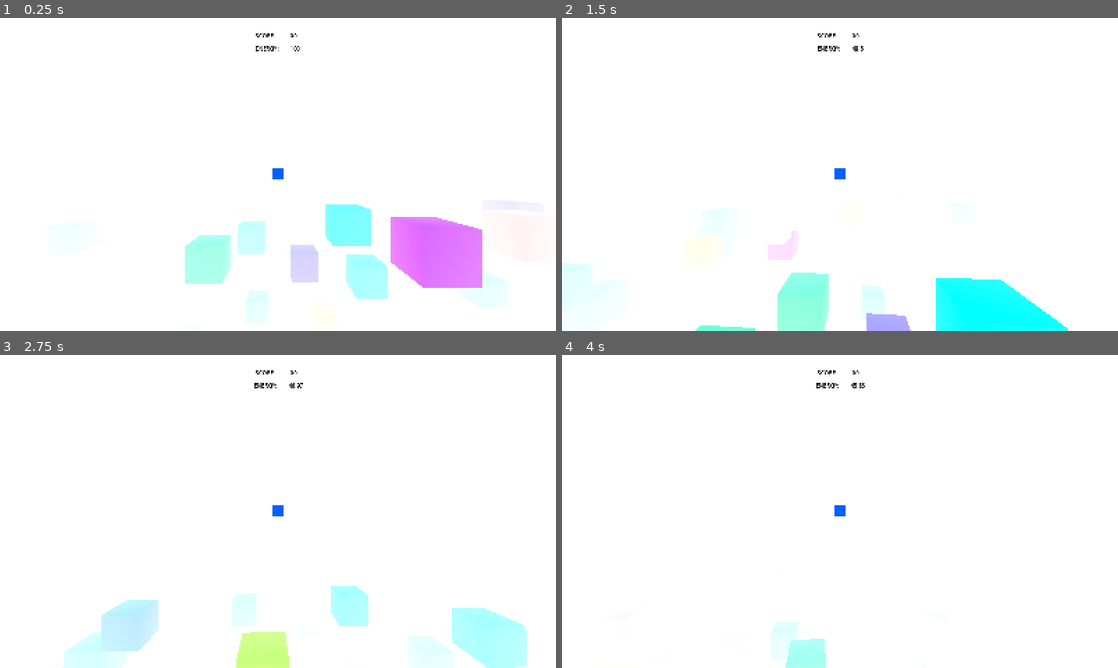
Above: before the commit, frames 1-4 (two rows, left to right).
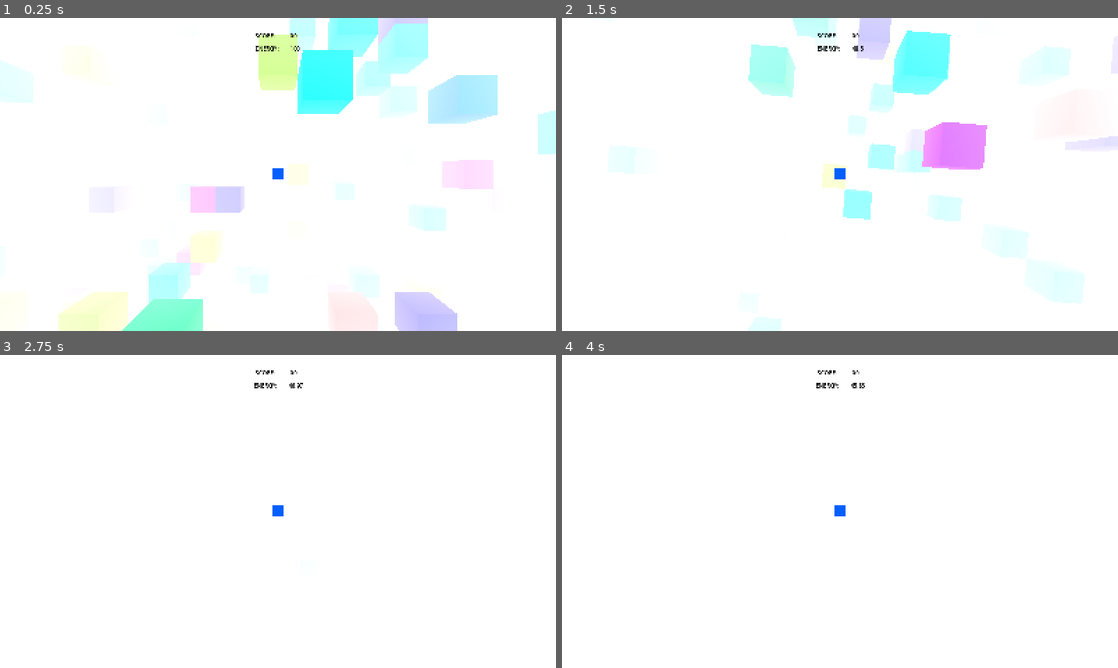
Above: after the commit, the same moments.

Repository: kurilluk/SkyHop-e-
Game: Godot game, scene res://sky/sky.tscn
Two runs of this game, one before a commit and one after it. Both use one fixed random seed, a clock stepped at 60 frames per second and the inputs below.
Inputs (mouse positions are in pixels of both pictures, inside the frame that each line leads up to):
- Up to frame 1 (0.25 s): no input
- Up to frame 2 (1.5 s): move the mouse to (867, 174) at 0.52 s; hold Shift (crouch) 0.53-1.28 s; hold W (move_forward) from 0.53 s (still down); click (867, 174) at 0.67 s; move the mouse to (812, 174) at 1.27 s; click (812, 174) at 1.35 s
- Up to frame 3 (2.75 s): keep holding W (move_forward); tap Shift (crouch) at 1.55 s; move the mouse to (289, 505) at 2.02 s; hold Shift (crouch) from 2.03 s (still down); click (289, 505) at 2.17 s
- Up to frame 4 (4 s): keep holding W (move_forward); move the mouse to (834, 517) at 2.77 s; release Shift (crouch) at 2.78 s; tap Mouse wheel down (next_block) at 2.85 s; click (834, 517) at 2.92 s; tap Shift (crouch) at 3.05 s; move the mouse to (878, 514) at 3.52 s; hold Shift (crouch) from 3.53 s (still down); tap Middle mouse button (pick_block) at 3.6 s; click (878, 514) at 3.67 s

The runs differ from the first frame. In frame 1, 23% of the frame differs, in the area x 0-100%, y 0-100%; in frame 2, 15%; in frame 3, 6.9%; in frame 4, 0.9%.

Commit message:
new concept - unfinished

Diff:
--- a/autoload/bgm_manager.gd
+++ b/autoload/bgm_manager.gd
@@ -4,6 +4,7 @@
 @onready var ambient_player: AudioStreamPlayer = $Ambient_Player
 
 const AMBIENT_LOOP = [
+preload("res://sound/music/loops/Ambient_background_no_bass_SEAMLESS_01.ogg"),
 preload("res://sound/music/box-music/red-home_03.ogg"),
 preload("res://sound/music/box-music/green-relax_03.ogg"),
 preload("res://sound/music/box-music/blue-fuel_03.ogg")
@@ -18,7 +19,7 @@
 	preload("res://sound/music/box-notes-better/PURPLE_04.ogg"),
 	preload("res://sound/music/box-notes-better/PINK_04.ogg"),
 ]
-const NEGATIVE = preload("res://sound/music/positive-negative-sound/NEGATIVE_02.ogg")
+const NEGATIVE = preload("res://sound/music/positive-negative-sound/NEGATIVE_01.ogg")
 const OUT_OF_FUEL = preload("res://sound/sfx/movement-sounds/OUT_OF_FUEL_01.ogg")
 const JETPACK = preload("res://sound/sfx/movement-sounds/sfx_jetpack.ogg")
 
@@ -27,8 +28,15 @@
 	ambient_player.play()
 
 func play_jetpack(player = hit_player):
-	player.stream = JETPACK
-	player.play()
+	if not player.playing:
+		player.stream = JETPACK
+		player.play()
+		print("Is playing:", player.playing)
+		#player.playing = true
+
+func stop_jetpack(player = hit_player):
+	player.stop()
+	#player.playing = false
 
 func stop_all():
 	hit_player.stop()
--- a/player/player.gd
+++ b/player/player.gd
@@ -13,9 +13,14 @@
 
 var _mouse_motion = Vector2()
 var _selected_block = 6
+var current_interaction_type
+var is_ready_to_interact = false
+
+var last_visited_box
 
 @onready var next_color: ColorRect = $NextColor
 @onready var score: Label = %Score
+@onready var energy: Label = %Energy
 
 @onready var gravity = ProjectSettings.get_setting("physics/3d/default_gravity")
 
@@ -50,20 +55,25 @@
 		_score -= 5
 		print("-5")
 
-func _on_box_interact(type):
-	#print(type)
-	score_count(type)
-	print(_score)
-	score.text = str(_score)
-	set_next_color()
-	#BgmManager.play_box(type)
-	#pass
+func _on_box_interact(type, box):
+	current_interaction_type = type
+	is_ready_to_interact = true
+	last_visited_box = box
+
+	##print(type)
+	#score_count(type)
+	#print(_score)
+	#score.text = str(_score)
+	#set_next_color()
+	##BgmManager.play_box(type)
+	##pass
 
 func _process(_delta):
 	# Mouse movement.
-	_mouse_motion.y = clamp(_mouse_motion.y, -1560, 1560)
+	#_mouse_motion.y = clamp(_mouse_motion.y, -1560, 1560)
 	transform.basis = Basis.from_euler(Vector3(0, _mouse_motion.x * -0.001, 0))
 	head.transform.basis = Basis.from_euler(Vector3(_mouse_motion.y * -0.001, 0, 0))
+	#print(head.transform.basis)
 
 	# Block selection.
 	#var ray_position = raycast.get_collision_point()
@@ -120,9 +130,9 @@
 		#movement *= MOVEMENT_SPEED_CROUCH_MODIFIER
 
 	# Gravity.
-	velocity.y -= gravity/2 * delta
-	if velocity.y < -10:
-		velocity.y = -10
+	velocity.y -= gravity/4 * delta
+	if velocity.y < -6:
+		velocity.y = -6
 
 	velocity += Vector3(movement.x, 0, movement.z)
 	# Apply horizontal friction.
@@ -139,8 +149,8 @@
 		#velocity.y = 5 # 7.5
 
 	if Input.is_action_pressed(&"crouch"):
-		if _energy <= 0 and %Energy:
-			%Energy.text = "THE END"
+		if _energy <= 0 and energy:
+			energy.text = "THE END"
 			BgmManager.play_out_of_fuel()
 			return
 		_energy -= delta*2
@@ -149,10 +159,13 @@
 		velocity.y += MOVEMENT_JETPACK_STRENGTH * delta
 		if velocity.y > MAX_JETPACK_STRENTCH:
 			velocity.y = MAX_JETPACK_STRENTCH
-		if %Energy:
-			%Energy.text = str(round(_energy * 100) / 100)
+		if energy:
+			energy.text = str(round(_energy * 100) / 100)
 			#_energy.snapped(0.01))
-		BgmManager.play_jetpack()
+			BgmManager.play_jetpack()
+	if Input.is_action_just_released(&"crouch"):
+		BgmManager.stop_jetpack()
+		pass
 
 
 
@@ -161,6 +174,22 @@
 		if Input.get_mouse_mode() == Input.MOUSE_MODE_CAPTURED:
 			_mouse_motion += event.relative
 
+	if event is InputEventMouseButton and event.button_index == MOUSE_BUTTON_LEFT and event.pressed:
+		if is_ready_to_interact:
+			print(is_ready_to_interact)
+			score_count(current_interaction_type)
+
+			#if current_interaction_type == BoxManager.actual_type:
+				#BgmManager.play_box(current_interaction_type,last_visited_box)
+			#else:
+				#BgmManager.play_box_false(last_visited_box)
+			#print(BoxManager.actual_type + " ----> " + current_interaction_type)
+
+			print(_score)
+			score.text = str(_score)
+			set_next_color()
+			is_ready_to_interact = false  # reset po kliknutí
+
 
 #func chunk_pos():
 	#return Vector3i((transform.origin / Chunk.CHUNK_SIZE).floor())
--- a/player/player.tscn
+++ b/player/player.tscn
@@ -34,9 +34,10 @@
 shape = SubResource("1")
 
 [node name="Head" type="Node3D" parent="."]
-transform = Transform3D(1, 0, 0, 0, -4.37114e-08, 1, 0, -1, -4.37114e-08, 0, 0.747999, 0)
+transform = Transform3D(1, 0, 0, 0, 1, 0, 0, 0, 1, 0, 0.747999, 0)
 
 [node name="Camera3D" type="Camera3D" parent="Head"]
+transform = Transform3D(1, 0, 0, 0, -4.37114e-08, 1, 0, -1, -4.37114e-08, 0, 0, 0)
 attributes = SubResource("CameraAttributesPractical_jyixh")
 near = 0.01
 far = 1000.0
--- a/sky/box.gd
+++ b/sky/box.gd
@@ -1,7 +1,9 @@
 extends Area3D
+class_name Box
 
 #@onready
 #@onready var _material = box_mesh.get_surface_override_material(0)
+@onready var player_3d: AudioStreamPlayer3D = $Player3D
 
 var _type = "Jozko"
 var _active
@@ -35,6 +37,16 @@
 func count_down():
 	pass
 
+func play_sound():
+	if _type == BoxManager.actual_type:
+		BgmManager.play_box(_type,player_3d)
+	else:
+		BgmManager.play_box_false(player_3d)
+		print(BoxManager.actual_type + " ----> " + _type)
+	await get_tree().create_timer(3).timeout
+	queue_free()
+	BgmManager.stop_box()
+
 func _on_body_entered(body):
 	#print(body)
 	if not _active:
@@ -46,12 +58,12 @@
 			#print("on the floor")
 			#print("Hráč vstúpil na: ", _type)
 		_active = false  # uz znovy neaktivujes
-		if _type == BoxManager.actual_type:
-			BgmManager.play_box(_type,$Player3D)
-		else:
-			BgmManager.play_box_false($Player3D)
-			print(BoxManager.actual_type + " ----> " + _type)
-		SignalManager.on_box_entered.emit(_type)
+		#if _type == BoxManager.actual_type:
+			#BgmManager.play_box(_type,player_3d)
+		#else:
+			#BgmManager.play_box_false(player_3d)
+			#print(BoxManager.actual_type + " ----> " + _type)
+		SignalManager.on_box_entered.emit(_type, self)
 		await get_tree().create_timer(3).timeout
 		queue_free()
 		BgmManager.stop_box()
--- a/sky/sky.gd
+++ b/sky/sky.gd
@@ -10,6 +10,7 @@
 func _ready() -> void:
 	player.position = Vector3(SPACE.x/2, SPACE.y, SPACE.z/2)
 	generate_boxes()
+	BgmManager.play_background()
 
 func generate_boxes():
 	var random_data = {}
